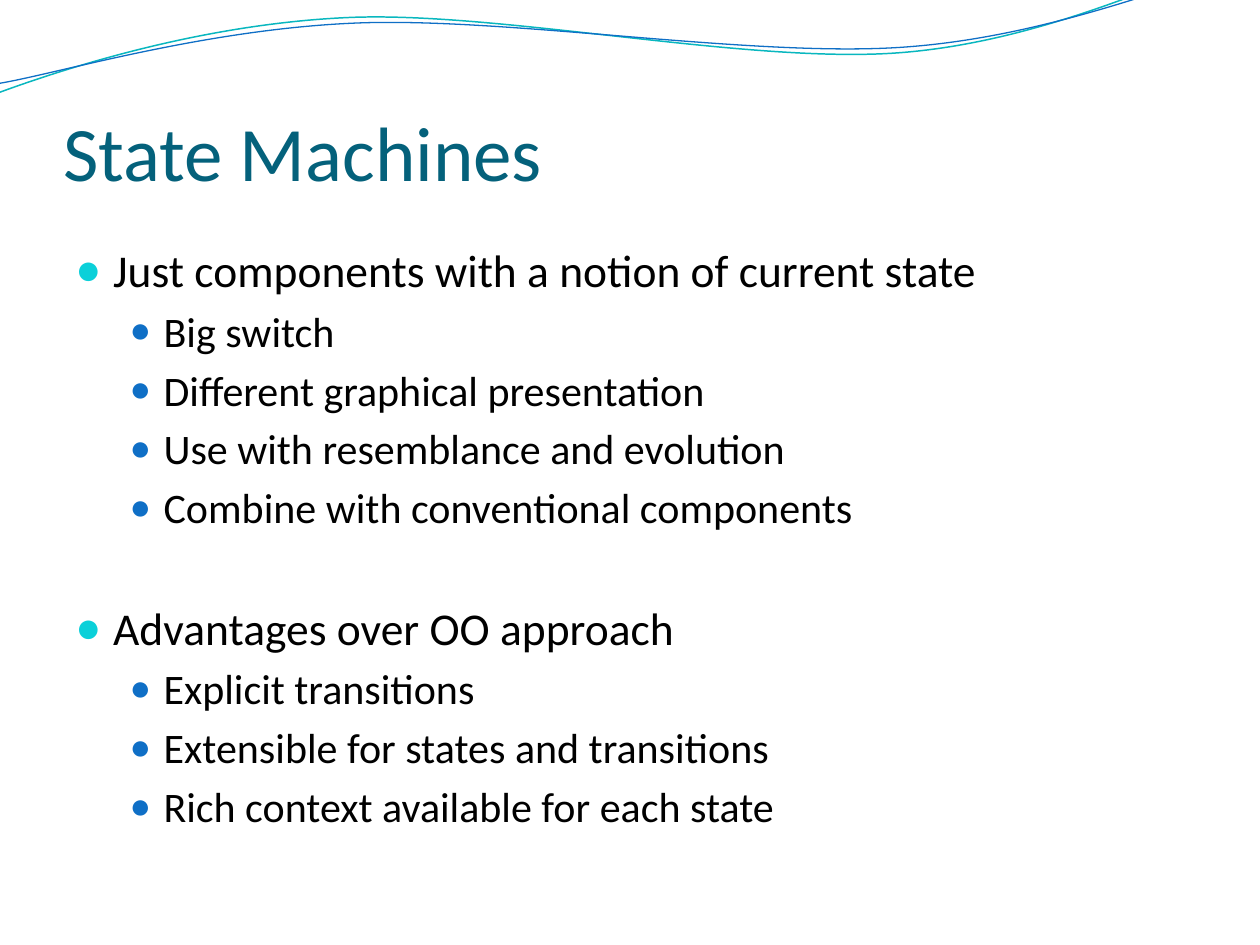
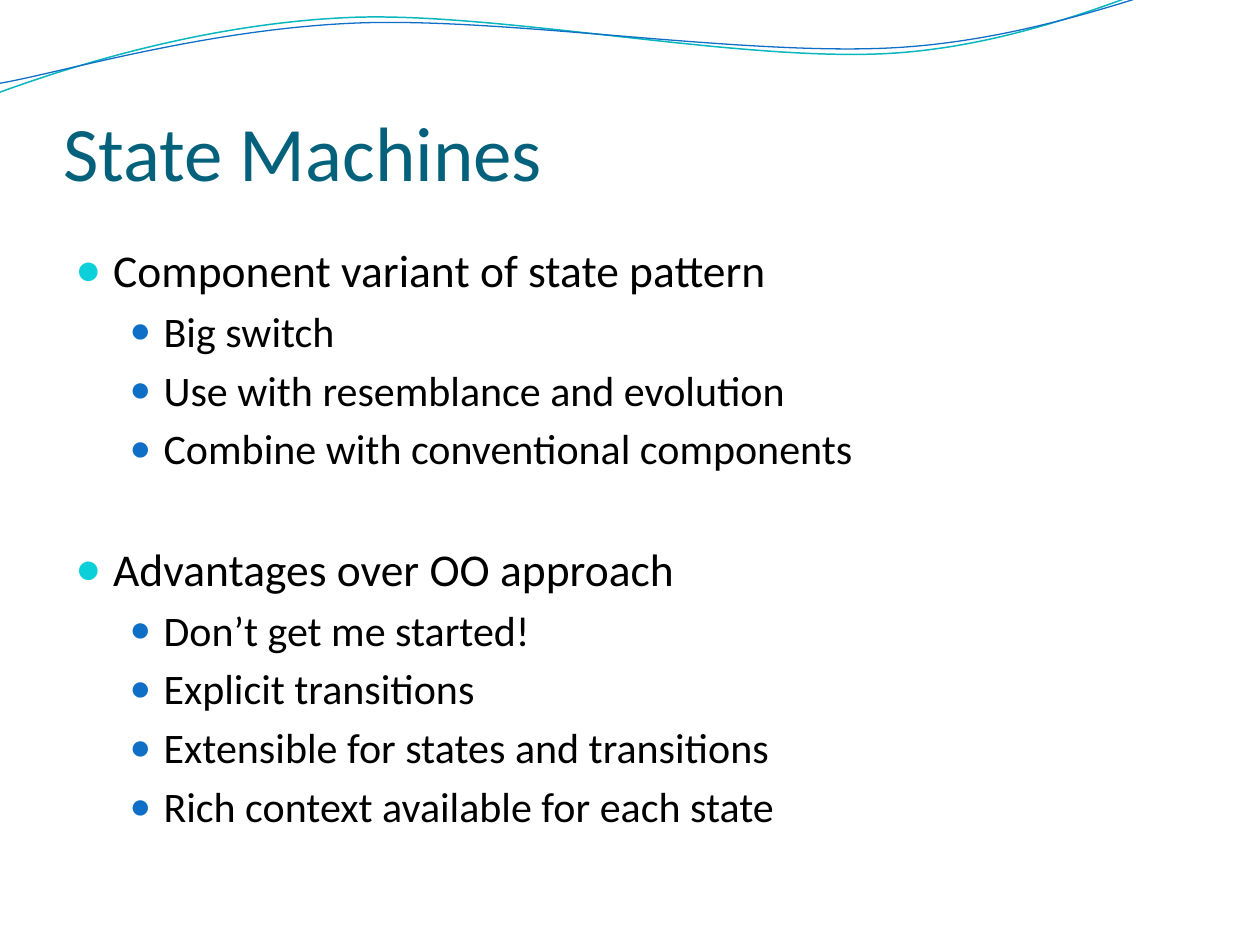
Before and after one commit to Intrinsarc/intrinsarc-evolve, a slide deck: slide 12 of Academic Work/presentations/prague/Evolve - Advanced.pptx (slide 10 before the commit). Drawn at 1260x945 pixels with LibreOffice and Linux fonts; fonts in the diff are those of the drawing; background and template pictures are left out. Boxes give left, top, right and bottom in pixels: in the first picture for what was removed or moved away, otherwise in the second. Text is boxed around its words. In the diff, an @@ line names an element or a change of style, - is before the commit and + after.

```diff
--- a/Academic Work/presentations/prague/Evolve - Advanced.pptx
+++ b/Academic Work/presentations/prague/Evolve - Advanced.pptx
@@ text at <box>113,255,765,295</box>: text changed @@
-● Just components with a notion of current state
+● Component variant of state pattern
@@ text at <box>164,376,705,414</box>: paragraph removed @@
-  ● Different graphical presentation
@@ text at <box>164,616,529,654</box>: paragraph added @@
+  ● Don’t get me started!
```
Also in this commit, not shown: 5 other slides changed, 4 slides added, 2 slides removed, 1 other file.
